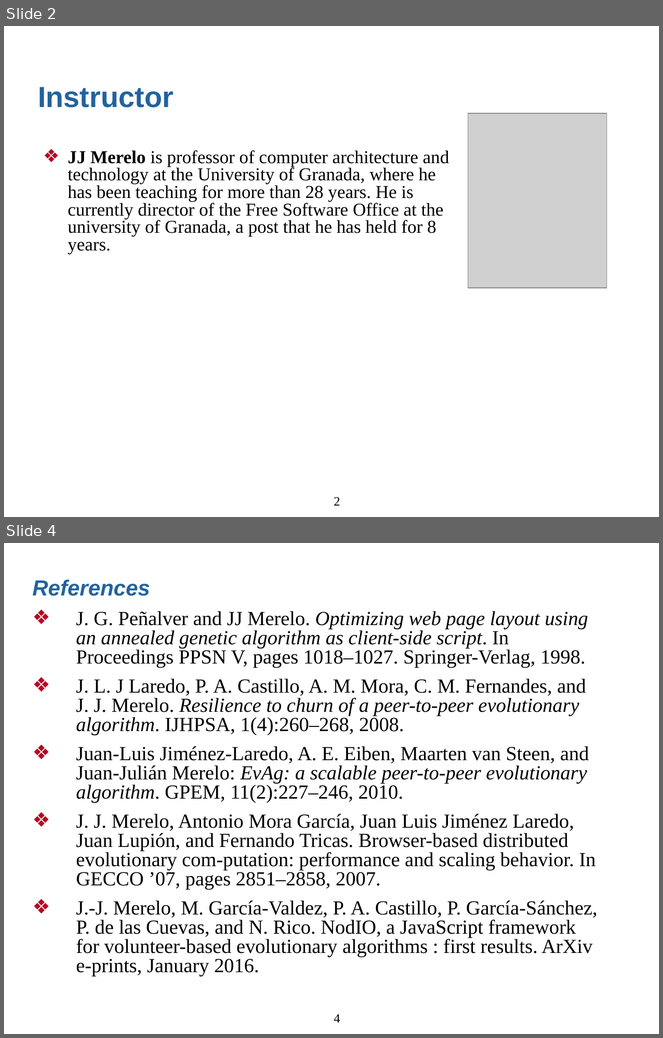
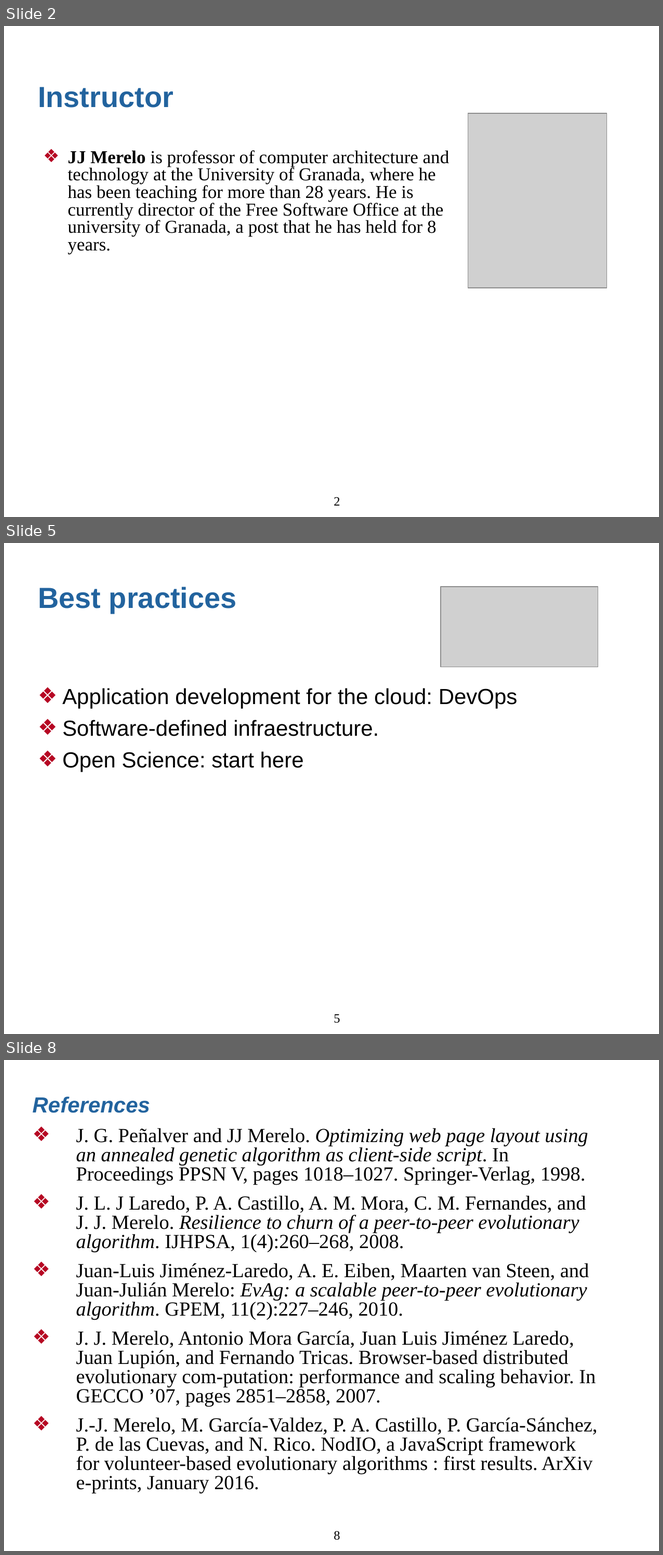
Before and after one commit to JJ/cloudy-ga, a slide deck: sample-slides.odp. Shown one above the other, each under a label of ours: slides 2 and 4 before the commit, slides 2, 5 and 8 after it; the slides between them are not shown. The pictures are 663x1038 and 663x1555 pixels, drawn with LibreOffice and Linux fonts; fonts in the diff are those of the drawing; grey boxes stand for pictures. Boxes give left, top, right and bottom in pixels: in the first picture for what was removed or moved away, otherwise in the second. Text is boxed around its words. In the diff, an @@ line names an element or a change of style, - is before the commit and + after.

```diff
--- a/sample-slides.odp
+++ b/sample-slides.odp
@@ slide 5 added at bbox=[4, 543, 659, 1034], background #FFFFFF @@
@@ text added at bbox=[38, 587, 518, 772], 24 pt, text #000000 @@
+Best practices
+❖ Application development for the cloud: DevOps
+❖ Software-defined infraestructure.
+❖ Open Science: start here
@@ picture added at bbox=[441, 587, 598, 667] @@
@@ page number added at bbox=[334, 1015, 340, 1023], 14 pt, text #000000 @@
+5
@@ what was slide 4 is now slide 8 @@
@@ page number at bbox=[334, 1531, 340, 1540]: text changed @@
-4
+8
```
Also in this commit, not shown: 1 slide changed, 3 other slides added.
